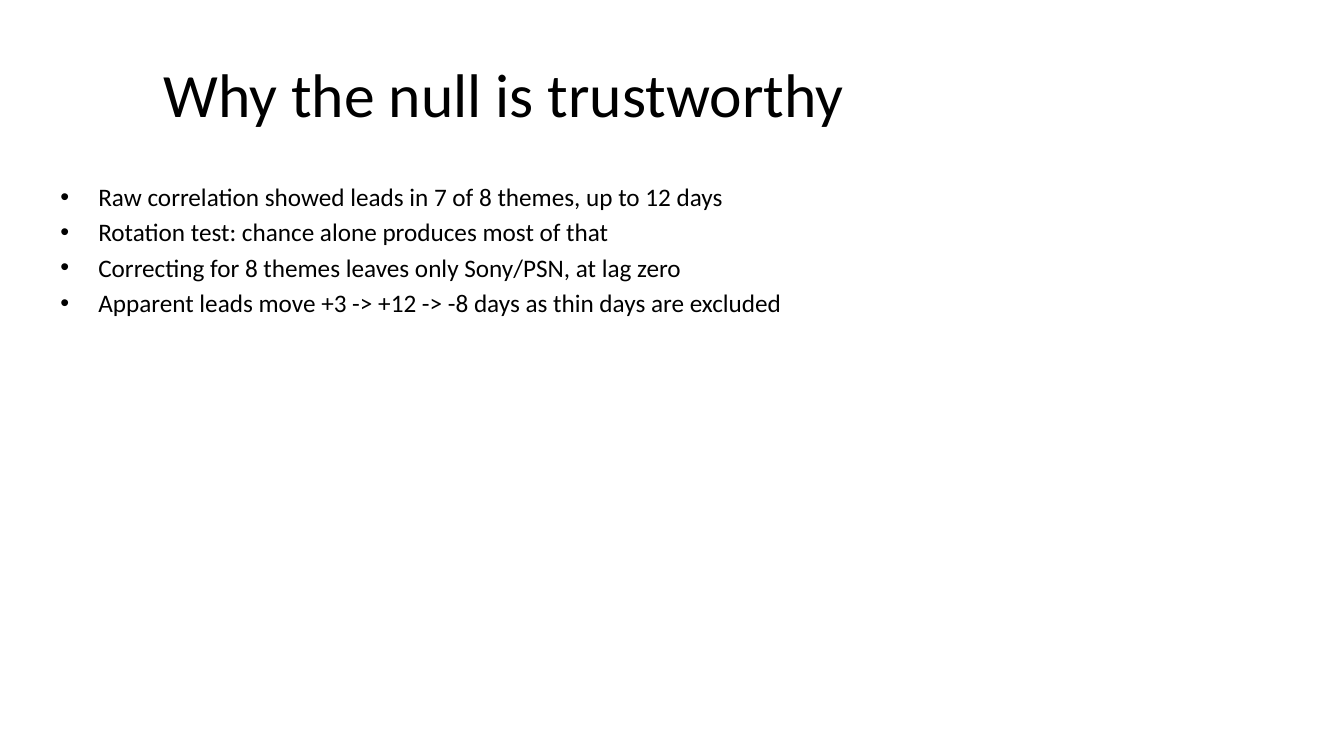
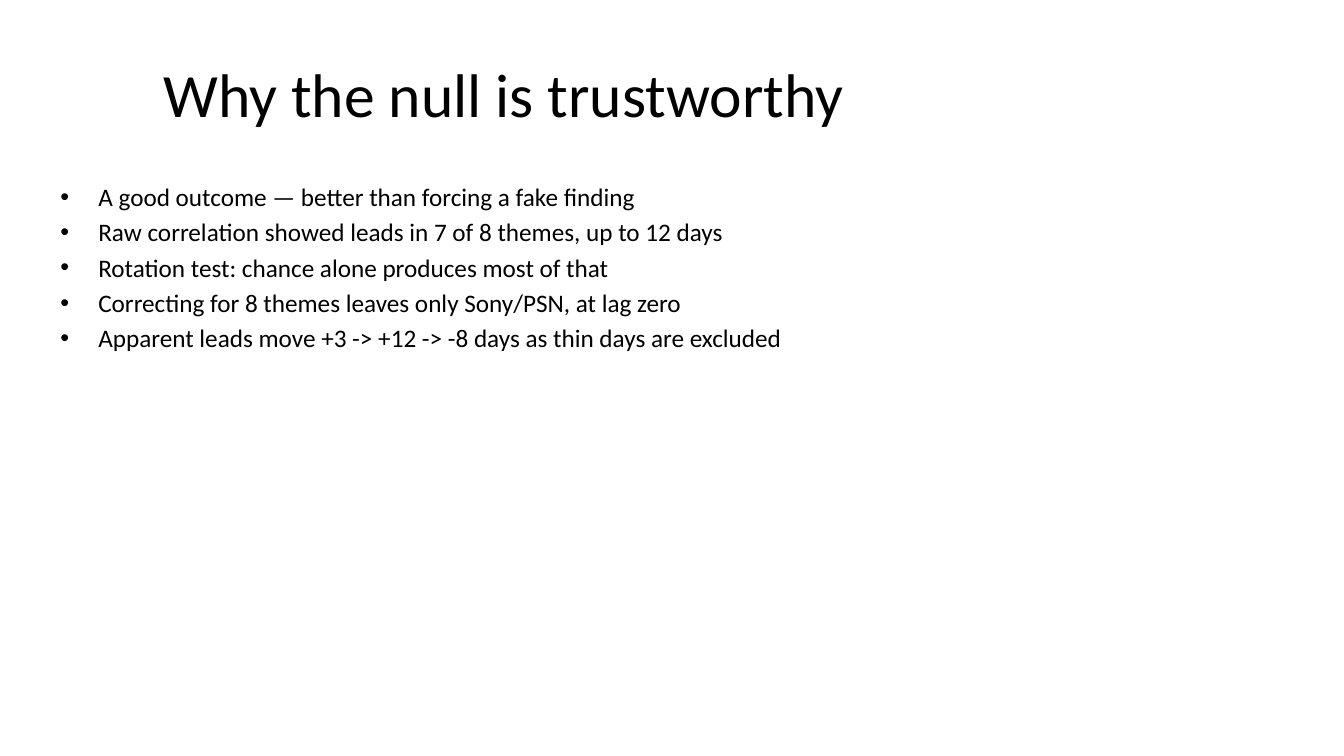
Before and after one commit to EileenIp/launch-sentiment, a slide deck: slide 6 of deliverables/launch-sentiment-deck.pptx. Drawn at 1344x756 pixels with LibreOffice and Linux fonts; fonts in the diff are those of the drawing. Boxes give left, top, right and bottom in pixels: in the first picture for what was removed or moved away, otherwise in the second. Text is boxed around its words. In the diff, an @@ line names an element or a change of style, - is before the commit and + after.

```diff
--- a/deliverables/launch-sentiment-deck.pptx
+++ b/deliverables/launch-sentiment-deck.pptx
@@ text at (98,188,635,211): paragraph added @@
+• A good outcome — better than forcing a fake finding
```
Also in this commit, not shown: 4 other files.
